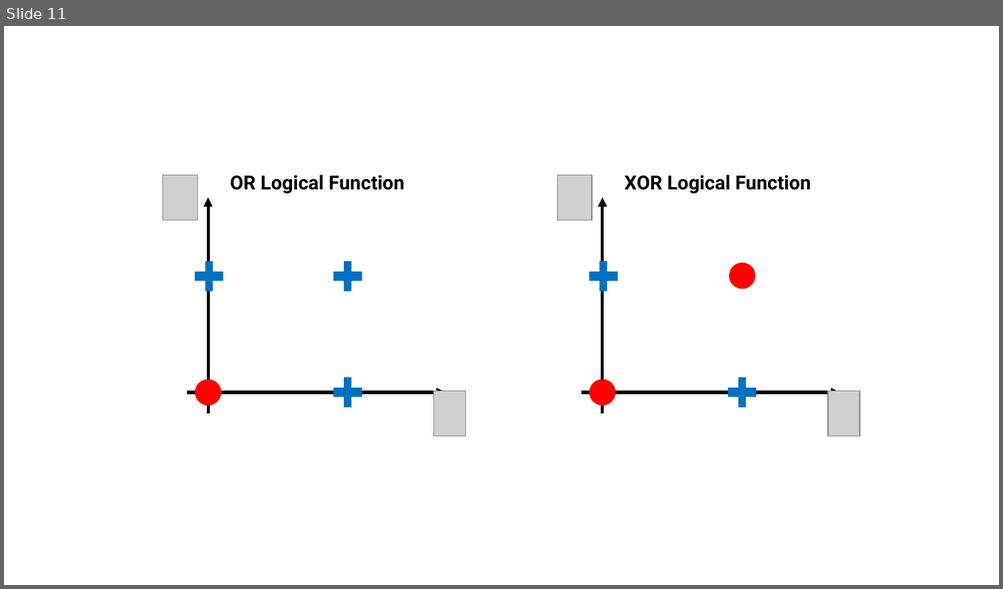
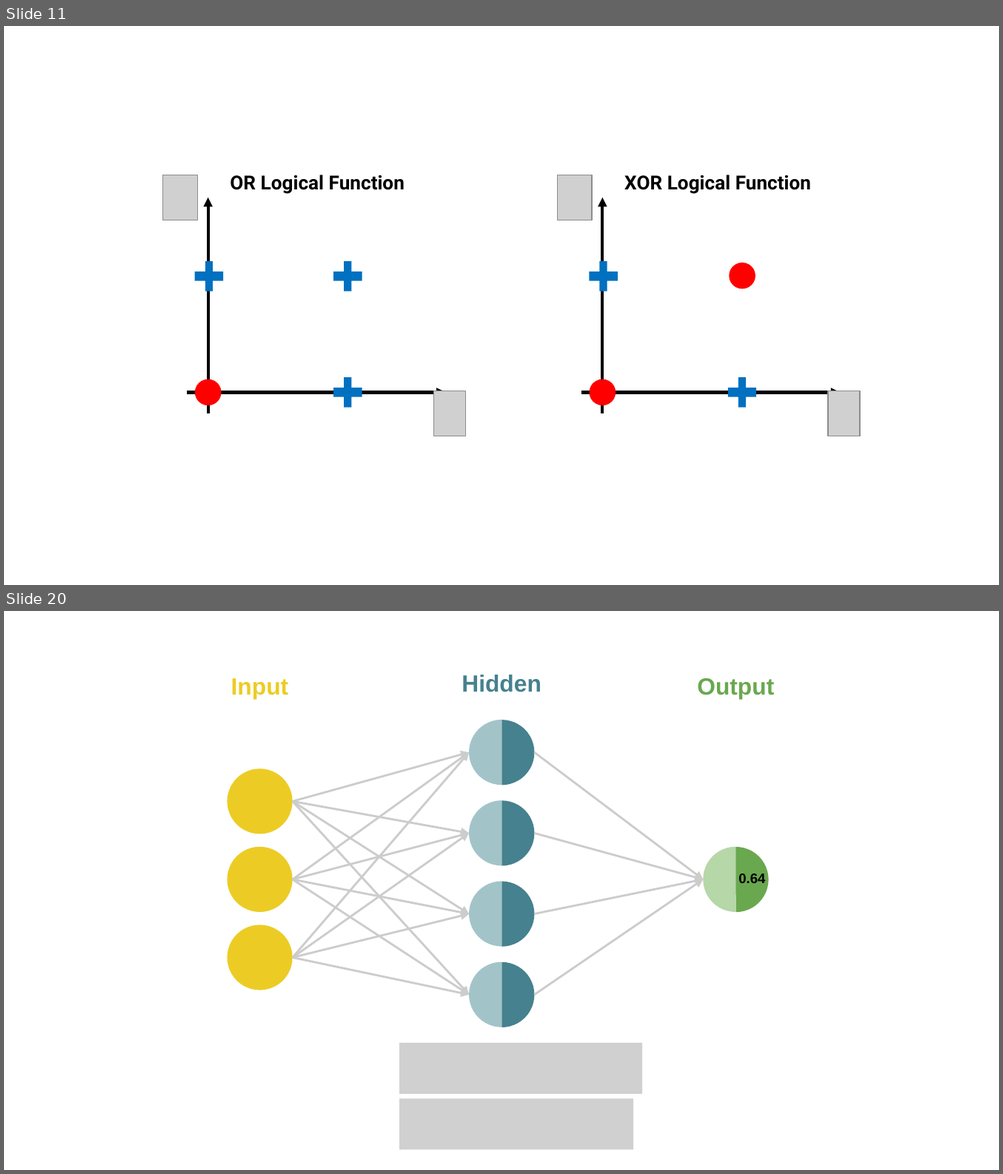
Before and after one commit to teaching-data-science/intro2ml, a slide deck: DeepLearning/final.pptx. Shown one above the other, each under a label of ours: slide 11 before the commit, slides 11 and 20 after it; the slides between them are not shown. The pictures are 1003x589 and 1003x1174 pixels, drawn with LibreOffice and Linux fonts; fonts in the diff are those of the drawing; grey boxes stand for pictures. Boxes give left, top, right and bottom in pixels: in the first picture for what was removed or moved away, otherwise in the second. Text is boxed around its words. In the diff, an @@ line names an element or a change of style, - is before the commit and + after.

```diff
--- a/DeepLearning/final.pptx
+++ b/DeepLearning/final.pptx
@@ slide 20 added at (4, 611, 999, 1170), background #FFFFFF @@
@@ group added at (227, 675, 774, 1150): 16 arrows, 10 pie slice (boxed as its full ellipse)s, 4 texts, 3 ellipses, 2 pictures @@
+0.64
+Input
+Hidden
+Output
```
Also in this commit, not shown: 8 other slides added, 20 other files.
